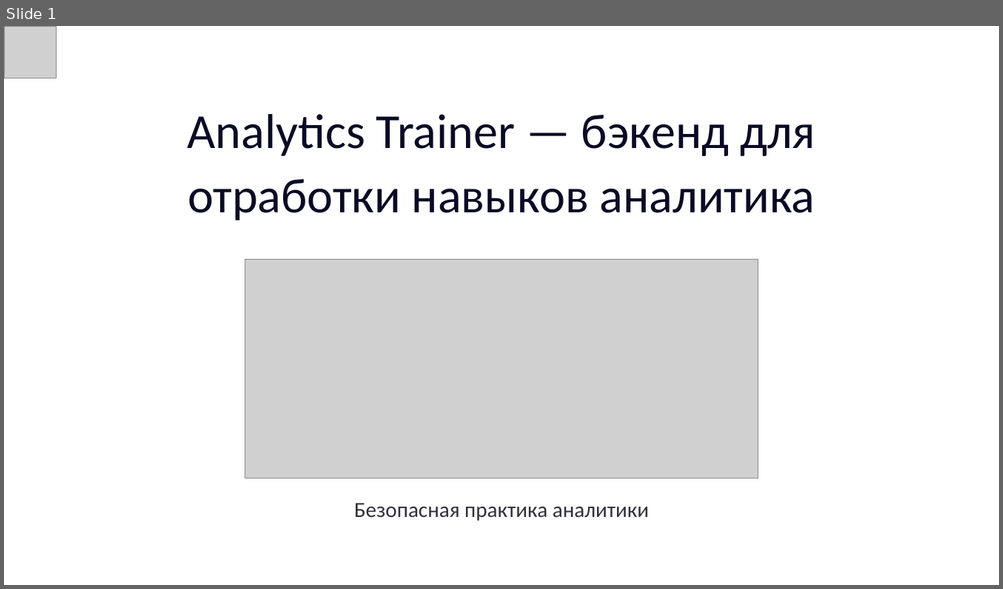
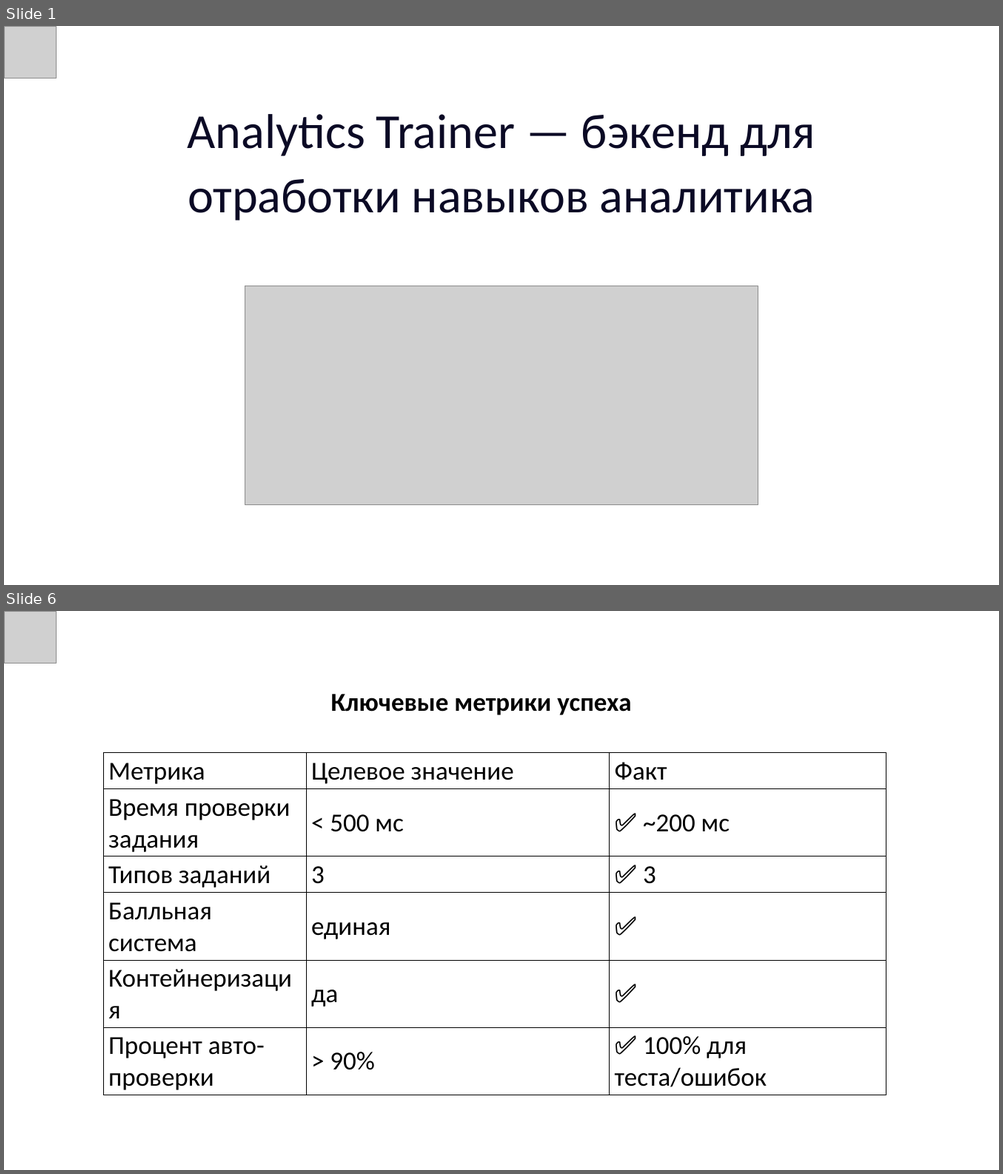
Before and after one commit to AbyanovDamir/analytics-trainer, a slide deck: present.pptx. Shown one above the other, each under a label of ours: slide 1 before the commit, slides 1 and 6 after it; the slides between them are not shown. The pictures are 1003x589 and 1003x1174 pixels, drawn with LibreOffice and Linux fonts; fonts in the diff are those of the drawing; grey boxes stand for pictures; background and template pictures are left out. Boxes give left, top, right and bottom in pixels: in the first picture for what was removed or moved away, otherwise in the second. Text is boxed around its words. In the diff, an @@ line names an element or a change of style, - is before the commit and + after.

```diff
--- a/present.pptx
+++ b/present.pptx
@@ slide 6 added at [4, 611, 999, 1170], background picture (left out) @@
@@ picture added at [4, 611, 56, 663] @@
@@ text added at [331, 694, 631, 715], 36 pt, text #000000, bold @@
+Ключевые метрики успеха
@@ table added at [103, 753, 885, 1095], 6 rows, 3 columns @@
+Метрика | Целевое значение | Факт
+Время проверки задания | < 500 мс | ✅ ~200 мс
+Типов заданий | 3 | ✅ 3
+Балльная система | единая | ✅
+Контейнеризация | да | ✅
+Процент авто-проверки | > 90% | ✅ 100% для теста/ошибок
@@ slide 1 changed as well @@
@@ picture: place and size @@
-picture at [245, 259, 757, 478]
+picture at [245, 286, 757, 505]
@@ text removed at [354, 503, 649, 521] @@
-Безопасная практика аналитики
```
Also in this commit, not shown: 10 other slides added, 6 slides removed, 1 other file.
